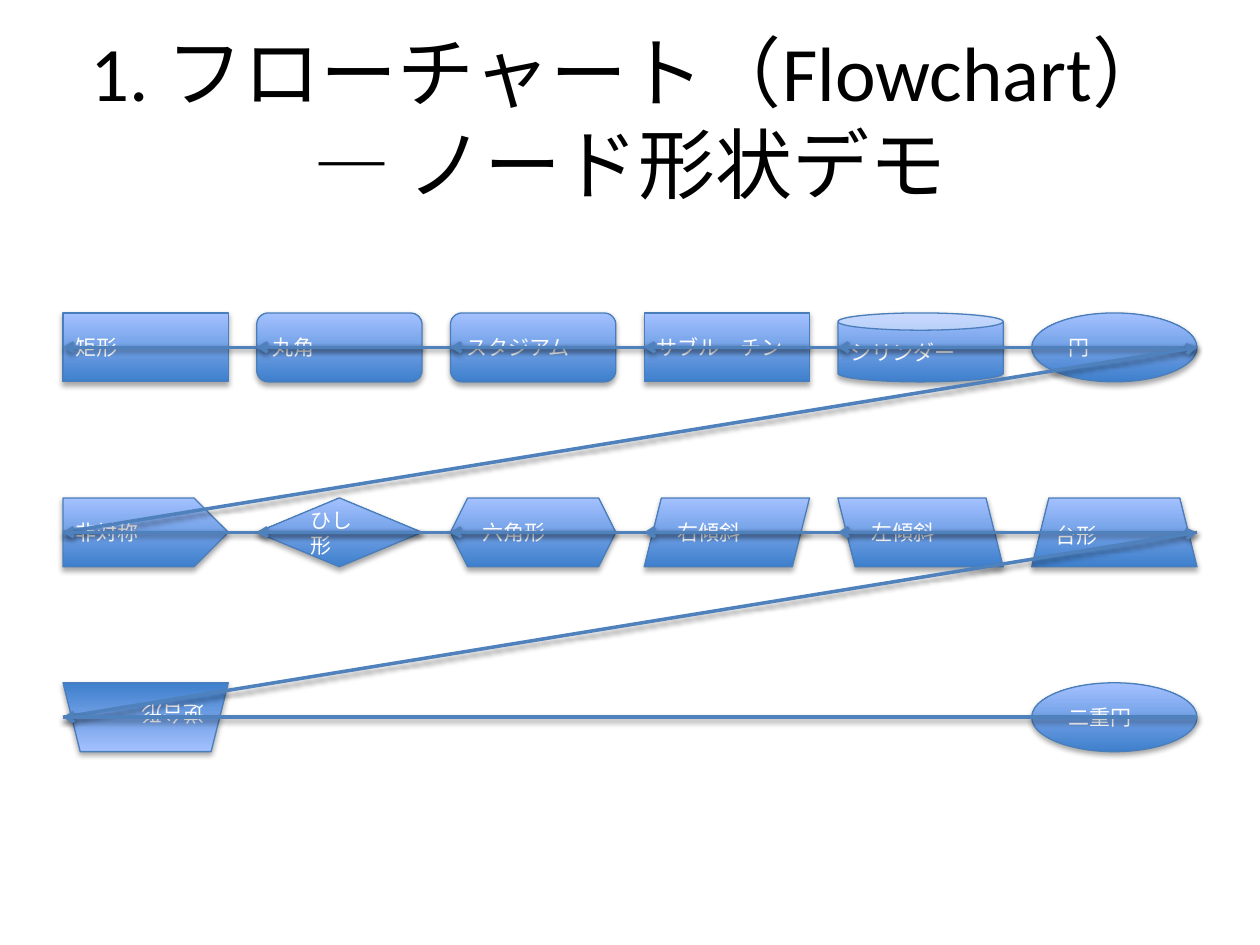
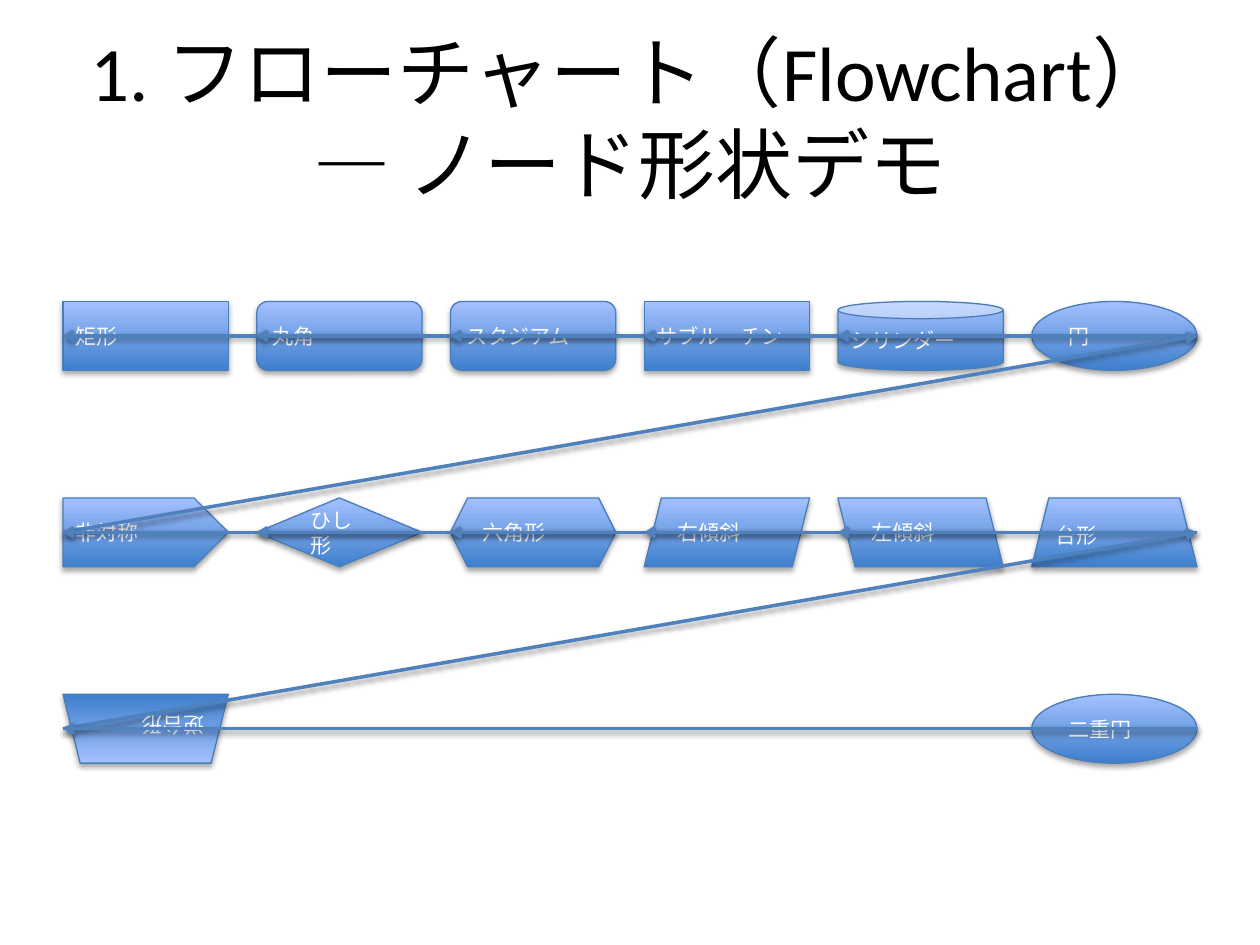
Before and after one commit to notfolder/qmd_to_pptx, a slide deck: slide 13 of demo_full.pptx. Drawn at 1260x945 pixels with LibreOffice and Linux fonts; fonts in the diff are those of the drawing. Boxes give left, top, right and bottom in pixels: in the first picture for what was removed or moved away, otherwise in the second. Text is boxed around its words. In the diff, an @@ line names an element or a change of style, - is before the commit and + after.

```diff
--- a/demo_full.pptx
+++ b/demo_full.pptx
@@ arrow moved from (1197, 348) - (63, 532) to (1197, 336) - (63, 532) @@
@@ 5 arrows, 2 rectangles, 2 rounded rectangles, 1 cylinder, 1 ellipse moved together from (x1=63, y1=312, x2=1197, y2=382) to (x1=63, y1=301, x2=1197, y2=370) @@
@@ arrow moved from (1197, 532) - (63, 717) to (1197, 532) - (63, 728) @@
@@ 1 trapezoid, 1 ellipse, 1 arrow moved together from (x1=63, y1=683, x2=1197, y2=752) to (x1=63, y1=694, x2=1197, y2=764) @@
```
Also in this commit, not shown: 2 other slides changed, 2 other files.
